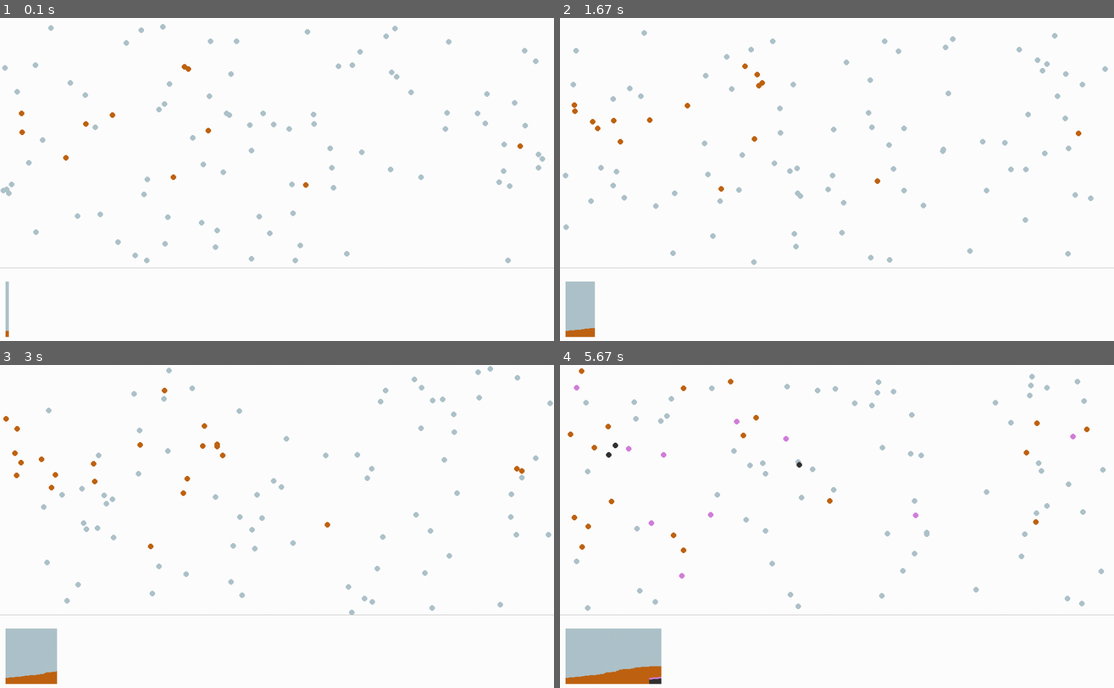
Above: before the commit, frames 1-4 (two rows, left to right).
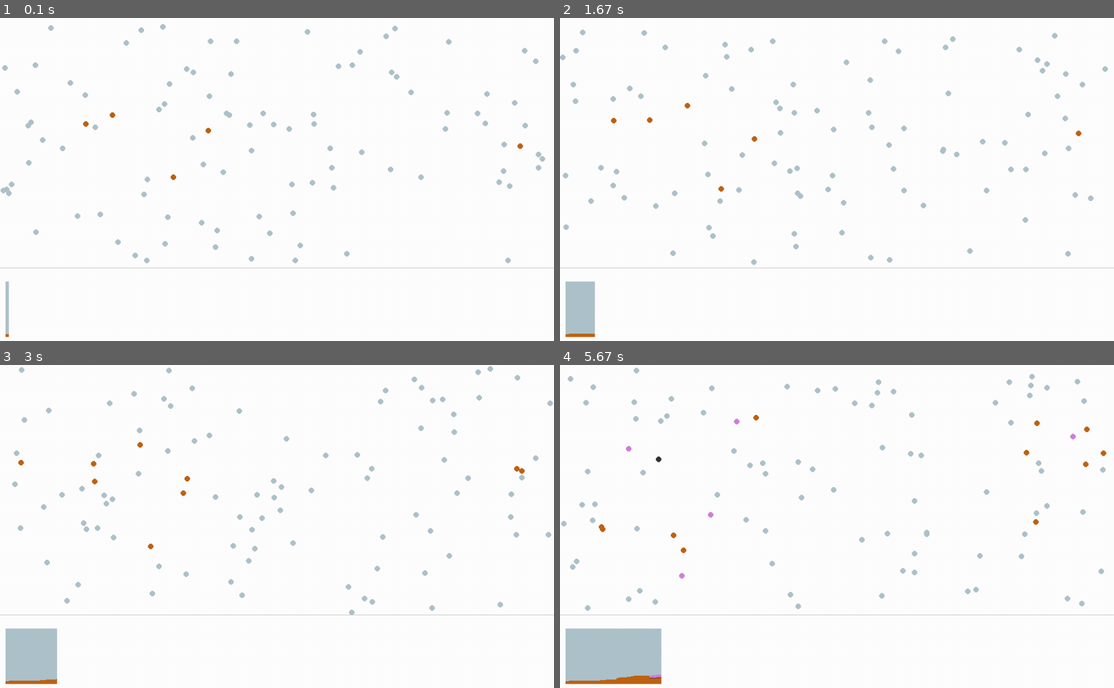
Above: after the commit, the same moments.

Repository: dansarno/pygame-pandemic-simulation
Game: pygame game, started from animation/animation.py
The game is run twice, just before and just after one commit, with the same random seed, the same clock (stepped at 60 frames per second) and the same inputs.
Inputs:
- Up to frame 1 (0.1 s): no input
- Up to frame 2 (1.67 s): no input
- Up to frame 3 (3 s): no input
- Up to frame 4 (5.67 s): no input

The runs differ from the first frame. In frame 1, 0.2% of the frame differs, in the area x 1-57%, y 14-98%; in frame 2, 0.4%; in frame 3, 0.6%; in frame 4, 1.1%, in the area x 0-99%, y 0-99%.

Commit message:
Changed order of status in scroll plot

Diff:
--- a/animation/animation.py
+++ b/animation/animation.py
@@ -4,7 +4,6 @@
 import environment
 import health
 import numpy as np
-import matplotlib.pyplot as plt
 
 
 def render_plot(plot_origin, stats, frame):
@@ -37,11 +36,9 @@
     our_population = population.People(our_world, configs['people']['number'], configs['people']['infected'])
     our_population.populate(configs['people']['radius'])
 
-    running_totals = []
-    frame_number = 1
-
     screen.fill(configs['appearance']['bg_colour'])
 
+    frame_number = 1
     # Run until the user asks to quit
     running = True
     while running:
@@ -90,7 +87,6 @@
         # Update positions and characteristics of each person in the population
         our_population.update()
         counts = our_population.test_population()
-        running_totals.append(counts)
 
         render_plot([20, 475], counts, frame_number)
 
@@ -112,7 +108,3 @@
 
     # Done! Time to quit.
     pygame.quit()
-
-    # plt.figure()
-    # plt.plot(running_totals)
-    # plt.show()
--- a/animation/config.yaml
+++ b/animation/config.yaml
@@ -8,12 +8,12 @@
 
 people:
   number: 100
-  infected: 10
+  infected: 5
   radius: 5  # int
 
 appearance:
   clear_colour: [175, 195, 203]
-  infected_colour: [192, 99, 18]
   recovered_colour: [211, 126, 220]
   dead_colour: [50, 50, 50]
+  infected_colour: [192, 99, 18]
   bg_colour: [255, 255, 255]
--- a/animation/population.py
+++ b/animation/population.py
@@ -22,9 +22,9 @@
 
     def check_up(self):
         if self.status == health.infected:
-            if self.age > 60 and (self.days_infected > health.infected.frame_limit):
+            if self.age > 80 and (self.days_infected > health.infected.frame_limit):
                 self.status = health.dead
-            elif self.age <= 60 and (self.days_infected > health.infected.frame_limit):
+            elif self.age <= 80 and (self.days_infected > health.infected.frame_limit):
                 self.status = health.recovered
             else:
                 self.days_infected += 1
@@ -114,4 +114,7 @@
         self.n_infected = infected_count
         self.n_dead = dead_count
         self.n_recovered = recovered_count
-        return [clear_count, infected_count, dead_count, recovered_count]
+        return [clear_count, recovered_count, dead_count, infected_count]
+
+    def test_endgame(self):
+        pass
